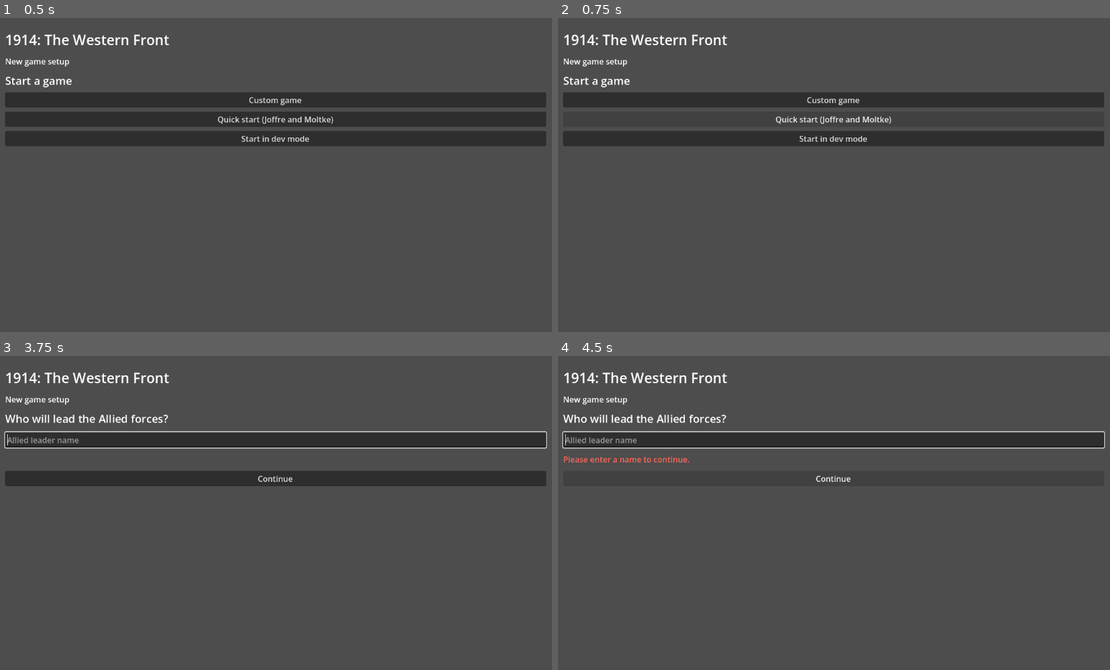
Above: before the commit, frames 1-4 (two rows, left to right).
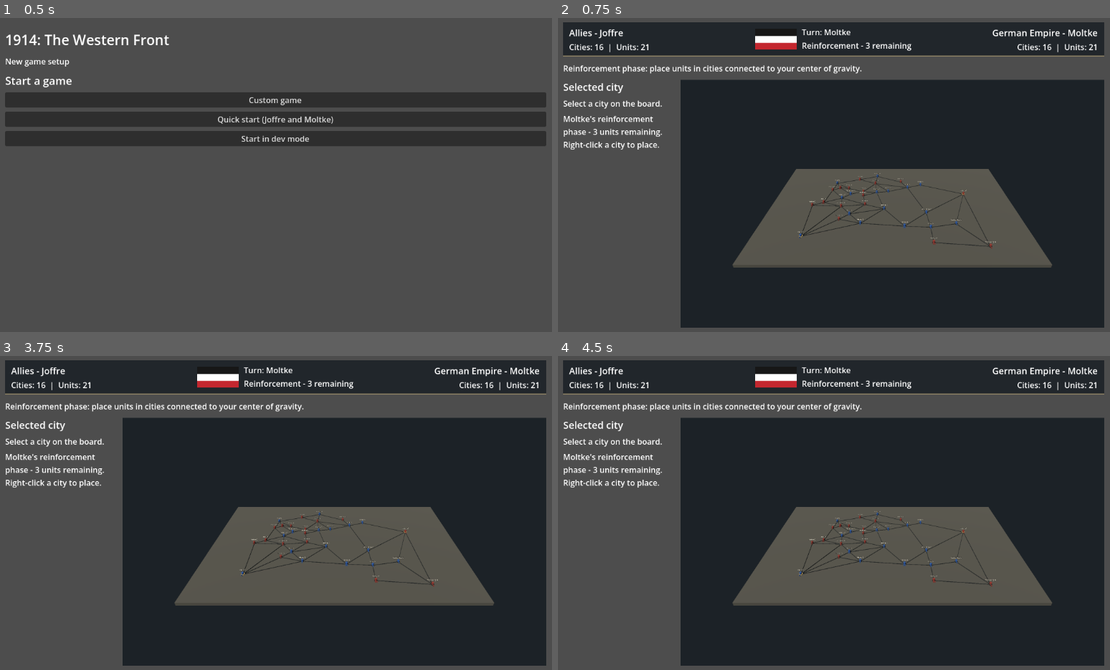
Above: after the commit, the same moments.

Repository: benlevy41/1914
Game: Godot game, scene res://scenes/main.tscn
The game is run twice, just before and just after one commit, with the same random seed, the same clock (stepped at 60 frames per second) and the same inputs.
Inputs (mouse positions are in pixels of both pictures, inside the frame that each line leads up to):
- Up to frame 1 (0.5 s): no input
- Up to frame 2 (0.75 s): click "Quick start (Joffre and Moltk…" at 0.5 s
- Up to frame 3 (3.75 s): click (276, 456) at 1.25 s, where only the run before the commit has a clickable "Quick start (Joffre and Moltk…"; click (276, 475) at 2 s, where only the run before the commit has a clickable "Start in dev mode"; click (276, 475) at 2.75 s, where only the run before the commit has a clickable "Start in dev mode"; click (276, 437) at 3.5 s, where only the run before the commit has a clickable "Custom game"
- Up to frame 4 (4.5 s): click (834, 478) at 4.25 s, where only the run before the commit has a clickable "Continue"

Frame 1 is identical in both runs. In frame 2, 53% of the frame differs, in the area x 0-99%, y 1-99%; in frame 3, 53%; in frame 4, 56%, in the area x 0-100%, y 1-99%.
Error before the commit: Cannot call method 'hide' on a null value. (res://scripts/presentation/main_screen.gd:142)

Commit message:
restored HUD in main scene

Diff:
--- a/scenes/main.tscn
+++ b/scenes/main.tscn
@@ -2,6 +2,7 @@
 
 [ext_resource type="Script" uid="uid://coqmlmn37uu4f" path="res://scripts/presentation/main_screen.gd" id="1_main_screen"]
 [ext_resource type="PackedScene" path="res://scenes/board_view.tscn" id="2_board_view"]
+[ext_resource type="PackedScene" path="res://scenes/game_hud.tscn" id="3_game_hud"]
 
 [node name="MainScreen" type="Control" unique_id=1457093871]
 layout_mode = 3
@@ -33,15 +34,13 @@
 theme_override_font_sizes/font_size = 28
 text = "1914: The Western Front"
 
+[node name="GameHUD" parent="MarginContainer/Content" instance=ExtResource("3_game_hud")]
+layout_mode = 2
+
 [node name="GameStatus" type="Label" parent="MarginContainer/Content" unique_id=2022516689]
 layout_mode = 2
 text = "New game setup"
 autowrap_mode = 2
-
-[node name="DevModeIndicator" type="Label" parent="MarginContainer/Content" unique_id=561338520]
-visible = false
-layout_mode = 2
-text = "Developer mode"
 
 [node name="MenuPanel" type="VBoxContainer" parent="MarginContainer/Content" unique_id=2027370289]
 layout_mode = 2
@@ -101,14 +100,6 @@
 custom_minimum_size = Vector2(220, 0)
 layout_mode = 2
 theme_override_constants/separation = 8
-
-[node name="PlayersHeading" type="Label" parent="MarginContainer/Content/MainLayout/Sidebar" unique_id=1993280928]
-layout_mode = 2
-theme_override_font_sizes/font_size = 20
-text = "Players"
-
-[node name="PlayerList" type="VBoxContainer" parent="MarginContainer/Content/MainLayout/Sidebar" unique_id=1799922826]
-layout_mode = 2
 
 [node name="SelectedHeading" type="Label" parent="MarginContainer/Content/MainLayout/Sidebar" unique_id=1542871279]
 layout_mode = 2
